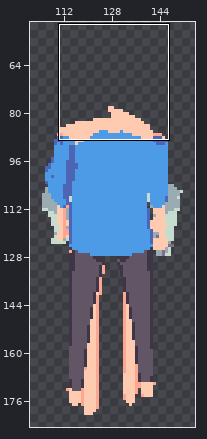
File history of a pixel-art file, resources/asesprite/kid/kid_animations.aseprite. Above, an overview of the earlier version with the close-up marked.
Close-up. The starting point:
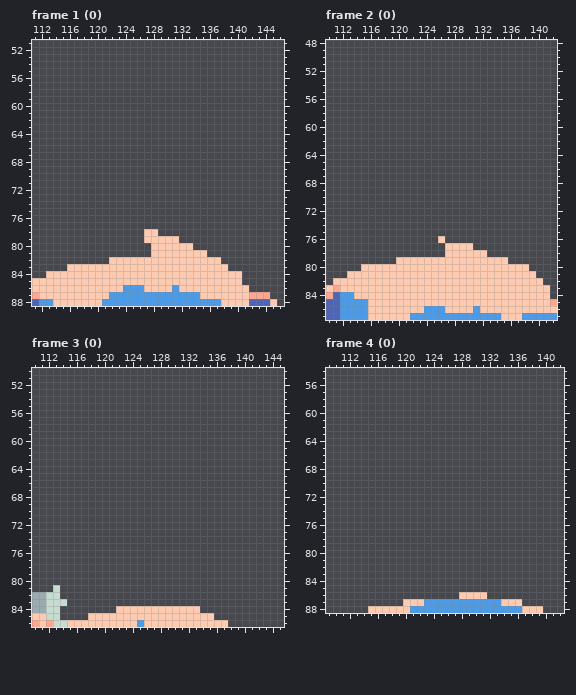
256x256 pixels, 103 frames. Shown: frame 1 (0): x 111..146, y 51..88; frame 2 (0): x 110..142, y 48..87; frame 3 (0): x 110..145, y 50..86; frame 4 (0): x 109..142, y 54..88. The wide view leaves out empty margins. The commit also changed other frames or places, which this record leaves out.
Now the later version:
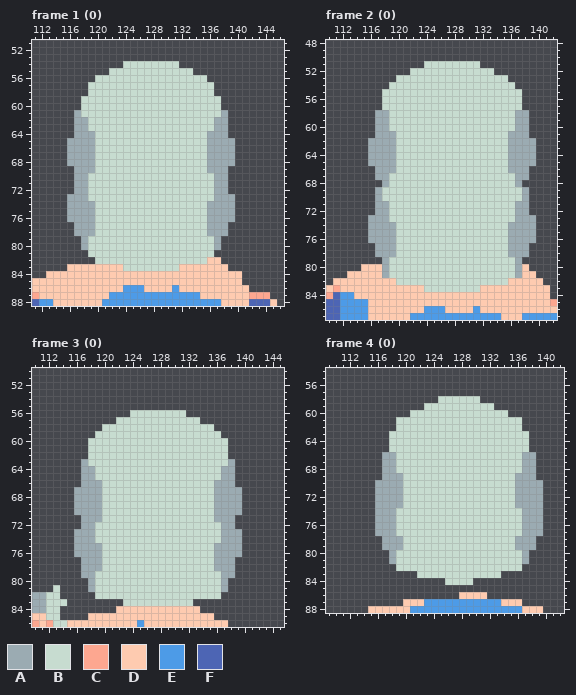
Palette (. is transparent): A #9babb2  B #c7dcd0  C #fda790  D #fecbb0  E #4d9be7  F #4d65b4
The edit:
layer "helms/steel_idle" added
layer "helms/steel_running" added
Frame 1 (0), layers "helms/steel_running", "helms/steel_idle":
y 54: x 124..131 ........ -> BBBBBBBB
y 55: x 122..133 ............ -> BBBBBBBBBBBB
y 56: x 120..135 ................ -> BBBBBBBBBBBBBBBB
y 57..58: x 119..136 .................. -> BBBBBBBBBBBBBBBBBB
y 59..60: x 118..137 .................... -> BBBBBBBBBBBBBBBBBBBB
y 61: x 117..138 ...................... -> ABBBBBBBBBBBBBBBBBBBBA
y 62..63: x 117..138 ...................... -> AABBBBBBBBBBBBBBBBBBAA
y 64: x 117..138 ...................... -> AAABBBBBBBBBBBBBBBBAAA
y 65..68: x 116..139 ........................ -> AAAABBBBBBBBBBBBBBBBAAAA
y 69: x 117..138 ...................... -> AAABBBBBBBBBBBBBBBBAAA
y 70..72: x 117..138 ...................... -> AABBBBBBBBBBBBBBBBBBAA
y 73: x 116..139 ........................ -> AAABBBBBBBBBBBBBBBBBBAAA
y 74..76: x 116..139 ........................ -> AAAABBBBBBBBBBBBBBBBAAAA
y 77: x 117..138 ...................... -> AAABBBBBBBBBBBBBBBBAAA
y 78: x 117..138 ..........DD.......... -> AAABBBBBBBBBBBBBBBBAAA
y 79: x 118..137 .........DDDDD...... -> ABBBBBBBBBBBBBBBBBBA
y 80: x 118..137 ..........DDDDDD.... -> ABBBBBBBBBBBBBBBBBBA
y 81: x 119..136 .........DDDDDDDD. -> BBBBBBBBBBBBBBBBBB
y 82: x 120..135 ..DDDDDDDDDDDDDD -> BBBBBBBBBBBBBBBB
y 83: x 124..131 DDDDDDDD -> BBBBBBBB
Frame 2 (0), layers "helms/steel_running", "helms/steel_idle":
y 51: x 124..131 ........ -> BBBBBBBB
y 52: x 122..133 ............ -> BBBBBBBBBBBB
y 53: x 120..135 ................ -> BBBBBBBBBBBBBBBB
y 54: x 119..136 .................. -> BBBBBBBBBBBBBBBBBB
y 55..57: x 118..137 .................... -> BBBBBBBBBBBBBBBBBBBB
y 58..60: x 117..138 ...................... -> AABBBBBBBBBBBBBBBBBBAA
y 61: x 117..138 ...................... -> AAABBBBBBBBBBBBBBBBAAA
y 62..65: x 116..139 ........................ -> AAAABBBBBBBBBBBBBBBBAAAA
y 66: x 117..138 ...................... -> AAABBBBBBBBBBBBBBBBAAA
y 67: x 117..138 ...................... -> AABBBBBBBBBBBBBBBBBBAA
y 68: x 118..137 .................... -> ABBBBBBBBBBBBBBBBBBA
y 69..70: x 117..138 ...................... -> ABBBBBBBBBBBBBBBBBBBBA
y 71..72: x 117..138 ...................... -> AABBBBBBBBBBBBBBBBBBAA
y 73: x 116..139 ........................ -> AAABBBBBBBBBBBBBBBBBBAAA
y 74..75: x 116..139 ........................ -> AAAABBBBBBBBBBBBBBBBAAAA
y 76: x 116..139 ..........D............. -> AAAABBBBBBBBBBBBBBBBAAAA
y 77: x 117..138 ..........DDDD........ -> AAABBBBBBBBBBBBBBBBAAA
y 78: x 117..138 ..........DDDDDD...... -> AAABBBBBBBBBBBBBBBBAAA
y 79: x 118..137 ..DDDDDDDDDDDDDDDD.. -> ABBBBBBBBBBBBBBBBBBA
y 80..81: x 118..137 DDDDDDDDDDDDDDDDDDDD -> ABBBBBBBBBBBBBBBBBBA
y 82: x 120..135 DDDDDDDDDDDDDDDD -> BBBBBBBBBBBBBBBB
y 83: x 124..131 DDDDDDDD -> BBBBBBBB
Frame 3 (0), layers "helms/steel_running", "helms/steel_idle":
y 56: x 124..131 ........ -> BBBBBBBB
y 57: x 122..133 ............ -> BBBBBBBBBBBB
y 58: x 120..135 ................ -> BBBBBBBBBBBBBBBB
y 59: x 119..136 .................. -> BBBBBBBBBBBBBBBBBB
y 60..62: x 118..137 .................... -> BBBBBBBBBBBBBBBBBBBB
y 63: x 117..138 ...................... -> ABBBBBBBBBBBBBBBBBBBBA
y 64..65: x 117..138 ...................... -> AABBBBBBBBBBBBBBBBBBAA
y 66: x 117..138 ...................... -> AAABBBBBBBBBBBBBBBBAAA
y 67..70: x 116..139 ........................ -> AAAABBBBBBBBBBBBBBBBAAAA
y 71: x 117..138 ...................... -> AAABBBBBBBBBBBBBBBBAAA
y 72: x 117..138 ...................... -> AABBBBBBBBBBBBBBBBBBAA
y 73..74: x 116..139 ........................ -> AAABBBBBBBBBBBBBBBBBBAAA
y 75..76: x 116..139 ........................ -> AAAABBBBBBBBBBBBBBBBAAAA
y 77..78: x 117..138 ...................... -> AAABBBBBBBBBBBBBBBBAAA
y 79: x 117..138 ...................... -> AABBBBBBBBBBBBBBBBBBAA
y 80..81: x 118..137 .................... -> ABBBBBBBBBBBBBBBBBBA
y 82: x 119..136 .................. -> BBBBBBBBBBBBBBBBBB
y 83: x 123..132 .......... -> BBBBBBBBBB
Frame 4 (0), layers "helms/steel_running", "helms/steel_idle":
y 58: x 125..130 ...... -> BBBBBB
y 59: x 123..132 .......... -> BBBBBBBBBB
y 60: x 121..134 .............. -> BBBBBBBBBBBBBB
y 61..62: x 119..136 .................. -> BBBBBBBBBBBBBBBBBB
y 63..65: x 118..137 .................... -> BBBBBBBBBBBBBBBBBBBB
y 66..68: x 117..138 ...................... -> AABBBBBBBBBBBBBBBBBBAA
y 69: x 117..138 ...................... -> AAABBBBBBBBBBBBBBBBAAA
y 70..73: x 116..139 ........................ -> AAAABBBBBBBBBBBBBBBBAAAA
y 74..77: x 116..139 ........................ -> AAABBBBBBBBBBBBBBBBBBAAA
y 78..79: x 117..138 ...................... -> AAABBBBBBBBBBBBBBBBAAA
y 80..81: x 118..137 .................... -> ABBBBBBBBBBBBBBBBBBA
y 82: x 119..136 .................. -> BBBBBBBBBBBBBBBBBB
y 83: x 122..133 ............ -> BBBBBBBBBBBB
y 84: x 126..129 .... -> BBBB
Changed places in both close-ups, as pixel boxes (x1, y1, x2, y2):
changed: (67, 61, 235, 271)
changed: (368, 61, 536, 292)
added: (74, 410, 242, 606)
added: (375, 396, 543, 585)
